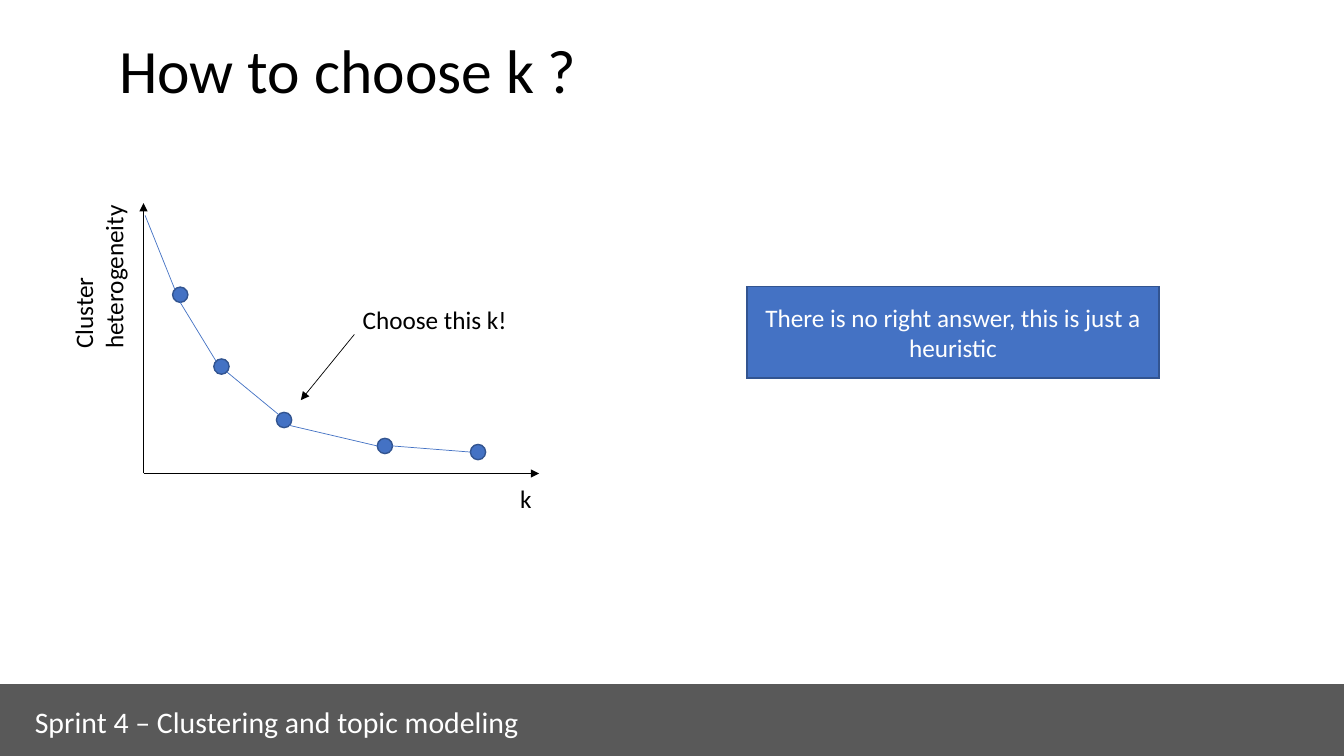
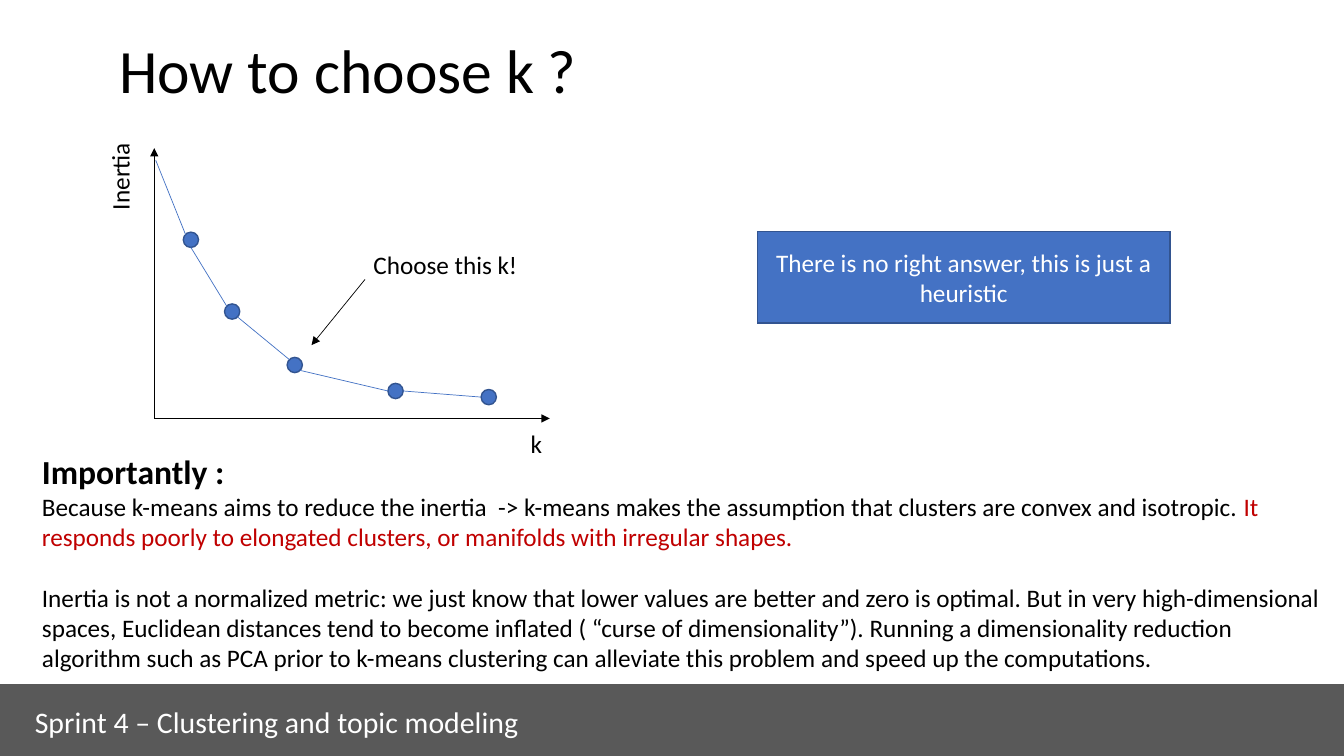
Before and after one commit to ua-dsf/ML_sprint, a slide deck: slide 21 of sprint4_clustering/module4_clustering.pptx (slide 22 before the commit). Drawn at 1344x756 pixels with LibreOffice and Linux fonts; fonts in the diff are those of the drawing. Boxes give left, top, right and bottom in pixels: in the first picture for what was removed or moved away, otherwise in the second. Text is boxed around its words. In the diff, an @@ line names an element or a change of style, - is before the commit and + after.

```diff
--- a/sprint4_clustering/module4_clustering.pptx
+++ b/sprint4_clustering/module4_clustering.pptx
@@ text at <box>106,149,137,208</box>: text changed @@
-Cluster heterogeneity
+Inertia
@@ 5 ellipses, 5 lines, 3 arrows, 2 texts, 1 rectangle: place and size @@
-5 ellipses, 5 lines, 3 arrows, 2 texts, 1 rectangle at <box>143,204,1159,508</box>
+5 ellipses, 5 lines, 3 arrows, 2 texts, 1 rectangle at <box>154,148,1171,453</box>
@@ text added at <box>42,460,1319,672</box>, 18 pt, text #000000 @@
+Importantly :
+Because k-means aims to reduce the inertia -> k-means makes the assumption that clusters are convex and isotropic. It responds poorly to elongated clusters, or manifolds with irregular shapes.
+Inertia is not a normalized metric: we just know that lower values are better and zero is optimal. But in very high-dimensional spaces, Euclidean distances tend to become inflated ( “curse of dimensionality”). Running a dimensionality reduction algorithm such as PCA prior to k-means clustering can alleviate this problem and speed up the computations.
```
Also in this commit, not shown: 1 slide removed, 2 other files.
